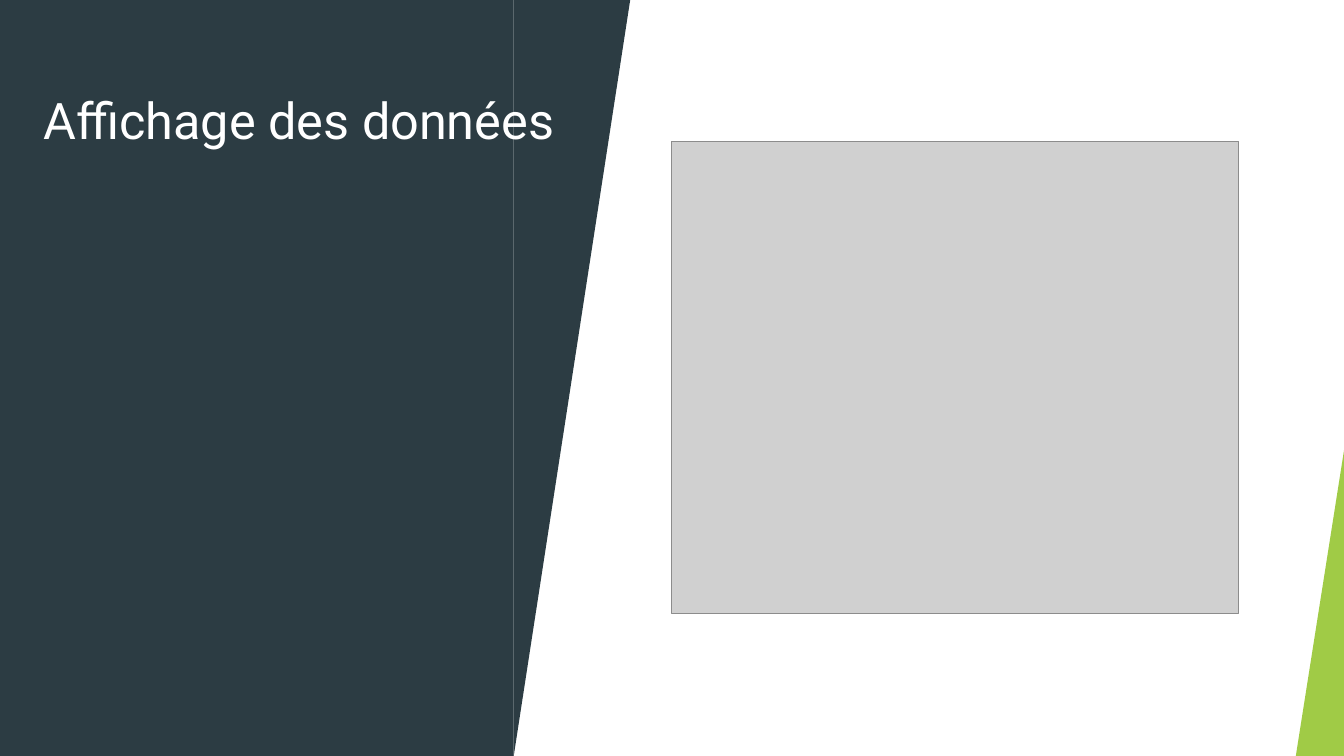
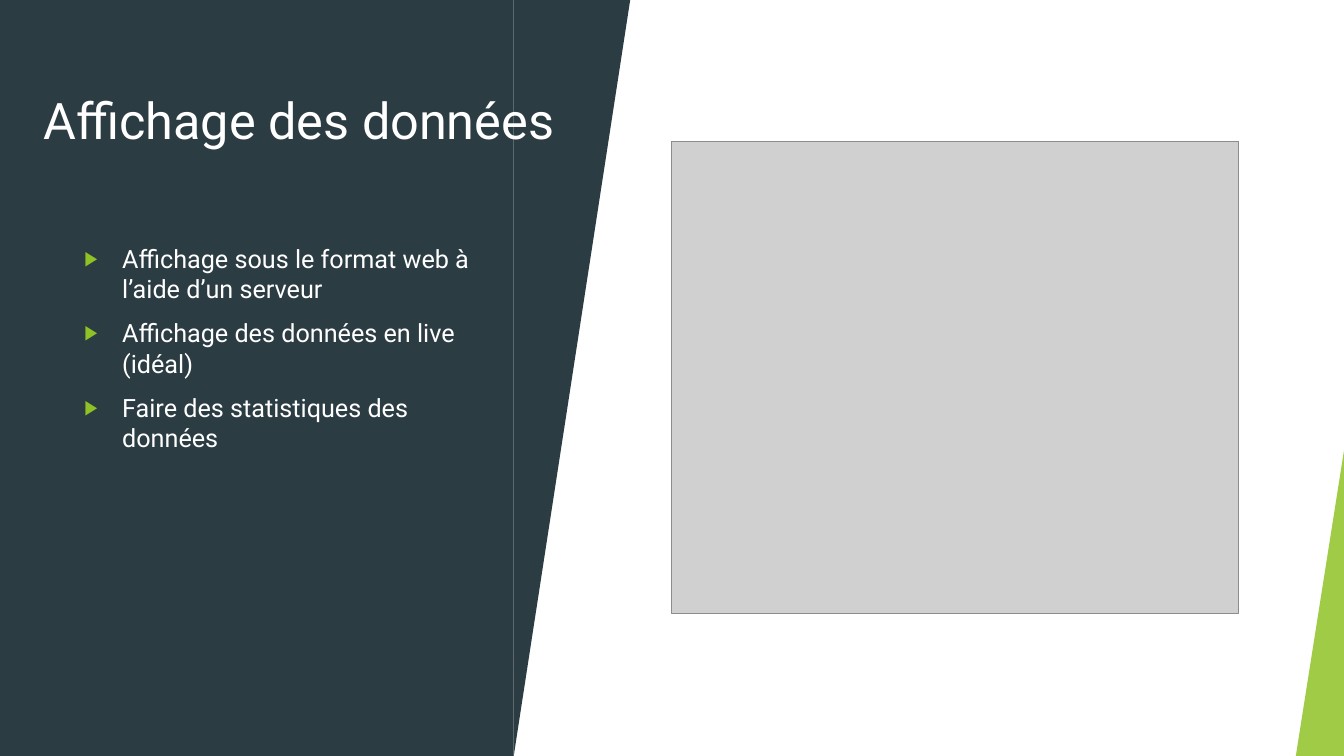
Before and after one commit to joyaAmora/Gestion_de_projet, a slide deck: slide 11 of Presentation.pptx. Drawn at 1344x756 pixels with LibreOffice and Linux fonts; fonts in the diff are those of the drawing; grey boxes stand for pictures. Boxes give left, top, right and bottom in pixels: in the first picture for what was removed or moved away, otherwise in the second. Text is boxed around its words. In the diff, an @@ line names an element or a change of style, - is before the commit and + after.

```diff
--- a/Presentation.pptx
+++ b/Presentation.pptx
@@ text added at [122, 249, 469, 448], 18 pt, text #FFFFFF @@
+▶ Affichage sous le format web à l’aide d’un serveur
+▶ Affichage des données en live (idéal)
+▶ Faire des statistiques des données
```
Also in this commit, not shown: 2 slides added, 2 slides removed.
